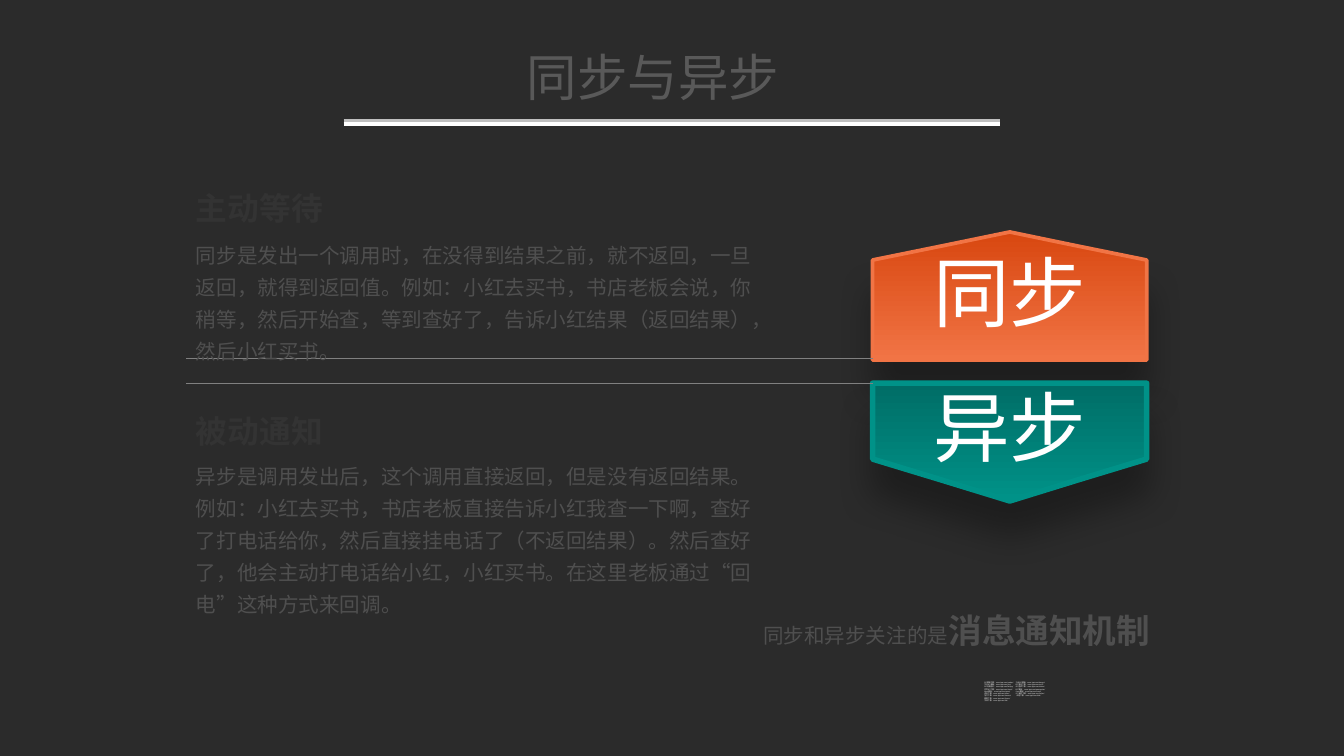
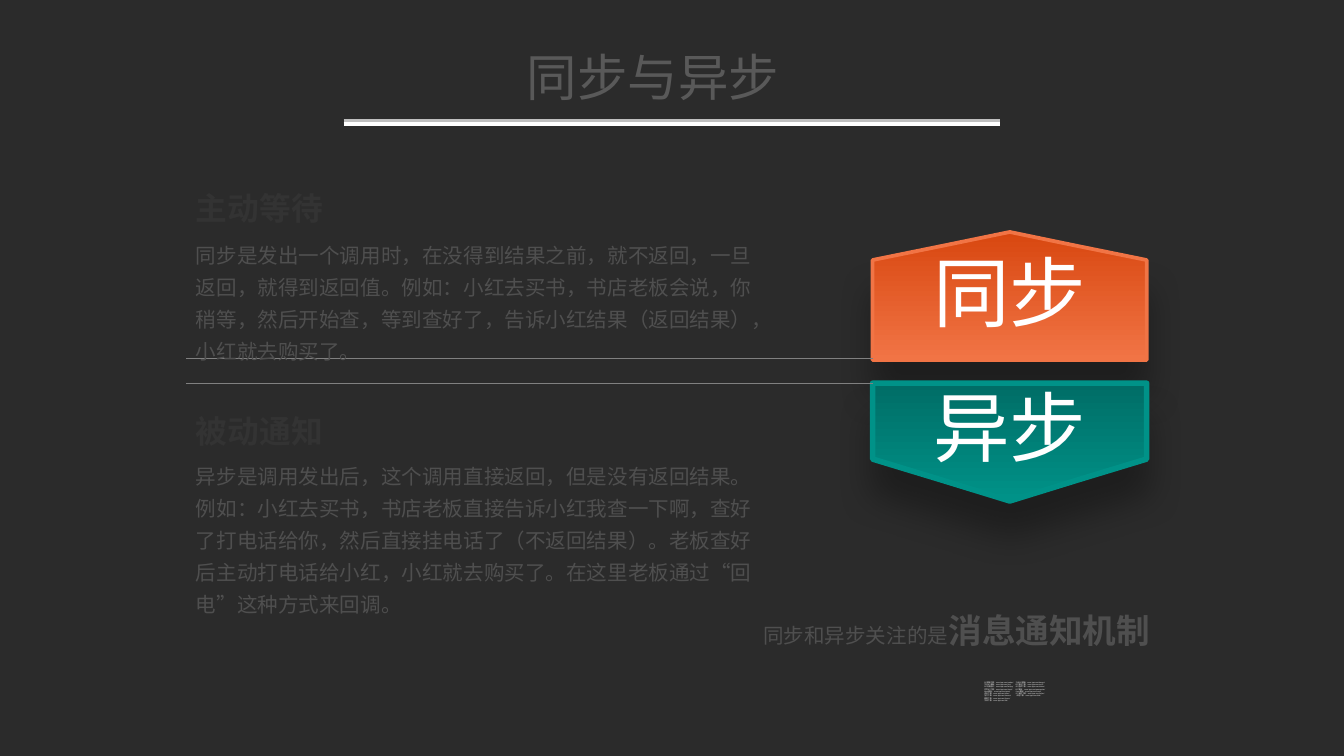
Before and after one commit to YeomanM/netty-demo, a slide deck: slide 10 of doc/IO模型基础及Netty入门.pptx. Drawn at 1344x756 pixels with LibreOffice and Linux fonts; fonts in the diff are those of the drawing; background and template pictures are left out; a plain dark background stands for a picture behind light text. Boxes give left, top, right and bottom in pixels: in the first picture for what was removed or moved away, otherwise in the second. Text is boxed around its words. In the diff, an @@ line names an element or a change of style, - is before the commit and + after.

```diff
--- a/doc/IO模型基础及Netty入门.pptx
+++ b/doc/IO模型基础及Netty入门.pptx
@@ text at (196, 240, 772, 359): text changed @@
-同步是发出一个调用时，在没得到结果之前，就不返回，一旦返回，就得到返回值。例如：小红去买书，书店老板会说，你稍等，然后开始查，等到查好了，告诉小红结果（返回结果），然后小红买书。
+同步是发出一个调用时，在没得到结果之前，就不返回，一旦返回，就得到返回值。例如：小红去买书，书店老板会说，你稍等，然后开始查，等到查好了，告诉小红结果（返回结果），小红就去购买了。
@@ text at (196, 461, 752, 619): text changed @@
-异步是调用发出后，这个调用直接返回，但是没有返回结果。例如：小红去买书，书店老板直接告诉小红我查一下啊，查好了打电话给你，然后直接挂电话了（不返回结果）。然后查好了，他会主动打电话给小红，小红买书。在这里老板通过“回电”这种方式来回调。
+异步是调用发出后，这个调用直接返回，但是没有返回结果。例如：小红去买书，书店老板直接告诉小红我查一下啊，查好了打电话给你，然后直接挂电话了（不返回结果）。老板查好后主动打电话给小红，小红就去购买了。在这里老板通过“回电”这种方式来回调。
```
Also in this commit, not shown: 17 other slides changed, 17 other files.
